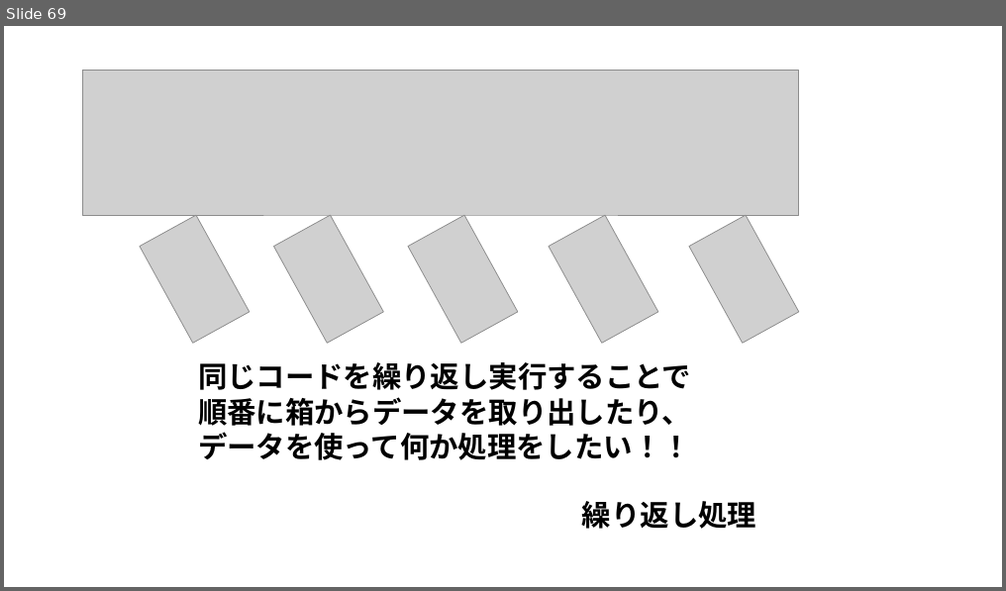
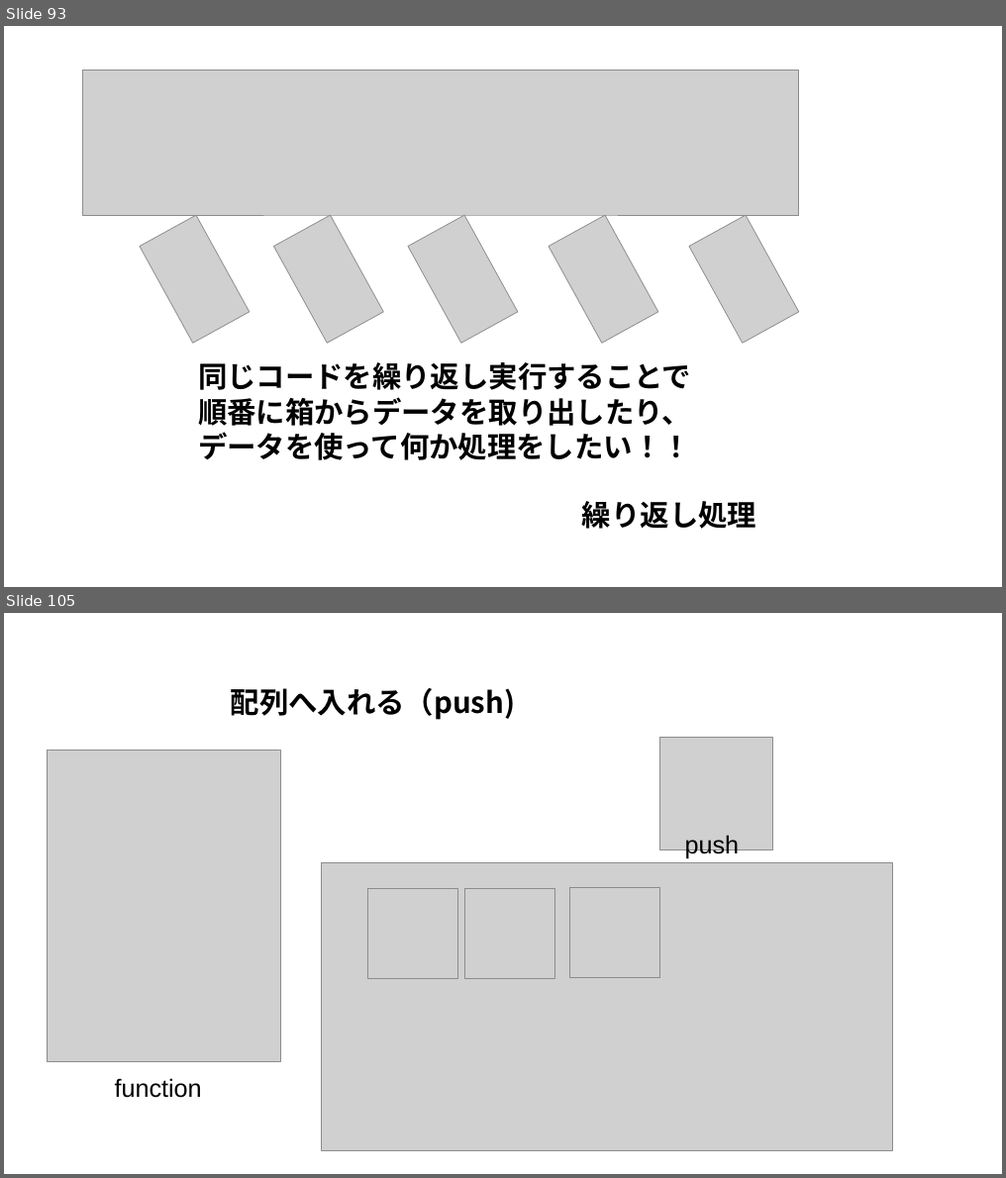
Before and after one commit to amami-harhid/p5jsPracticeSamples, a slide deck: Documents/p5Js_practice02.pptx. Shown one above the other, each under a label of ours: slide 69 before the commit, slides 93 and 105 after it; the slides between them are not shown. The pictures are 1006x591 and 1006x1178 pixels, drawn with LibreOffice and Linux fonts; fonts in the diff are those of the drawing; grey boxes stand for pictures. Boxes give left, top, right and bottom in pixels: in the first picture for what was removed or moved away, otherwise in the second. Text is boxed around its words. In the diff, an @@ line names an element or a change of style, - is before the commit and + after.

```diff
--- a/Documents/p5Js_practice02.pptx
+++ b/Documents/p5Js_practice02.pptx
@@ slide 105 added at [4, 613, 1002, 1174], background #FFFFFF @@
@@ text added at [231, 688, 516, 720], 28 pt, text #000000, bold @@
+配列へ入れる（push)
@@ picture added at [47, 750, 280, 1062] @@
@@ picture added at [659, 738, 773, 851] @@
@@ text added at [685, 835, 740, 860], 24 pt, text #000000 @@
+push
@@ picture added at [322, 863, 892, 1152] @@
@@ picture added at [368, 888, 458, 978] @@
@@ picture added at [465, 888, 555, 978] @@
@@ picture added at [570, 888, 659, 977] @@
@@ text added at [115, 1078, 202, 1098], 24 pt, text #000000 @@
+function
@@ what was slide 69 is now slide 93 @@
```
Also in this commit, not shown: 6 slides changed, 41 other slides added, 1 slide removed.
